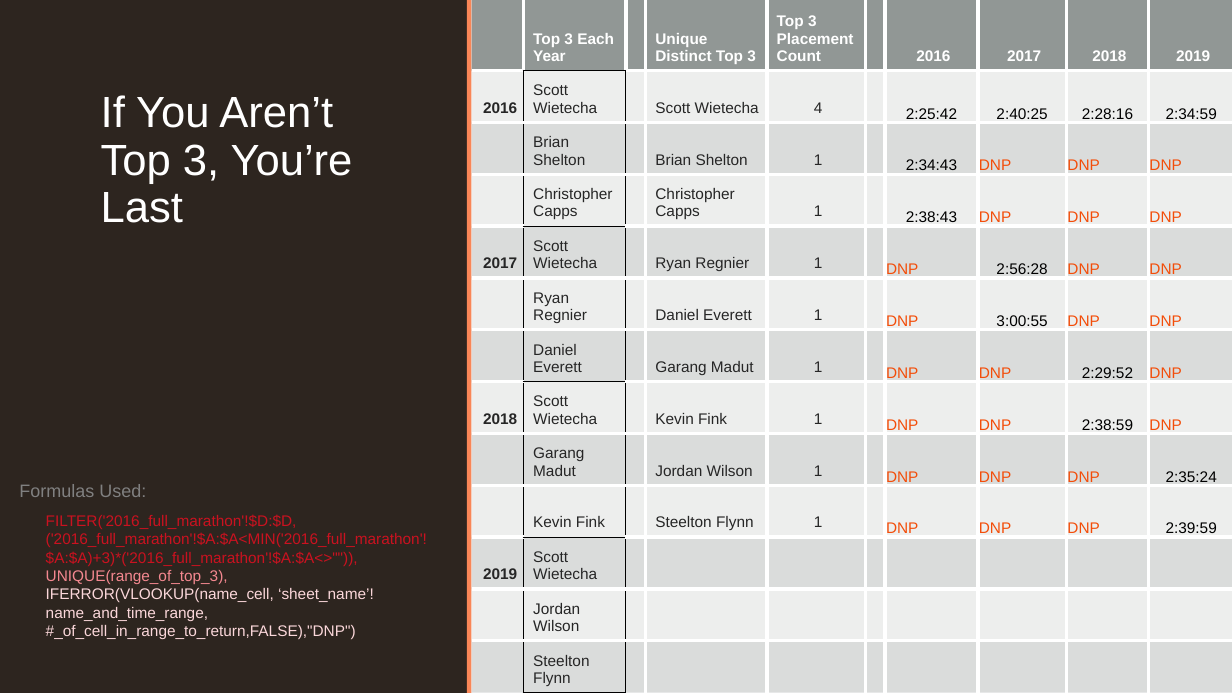
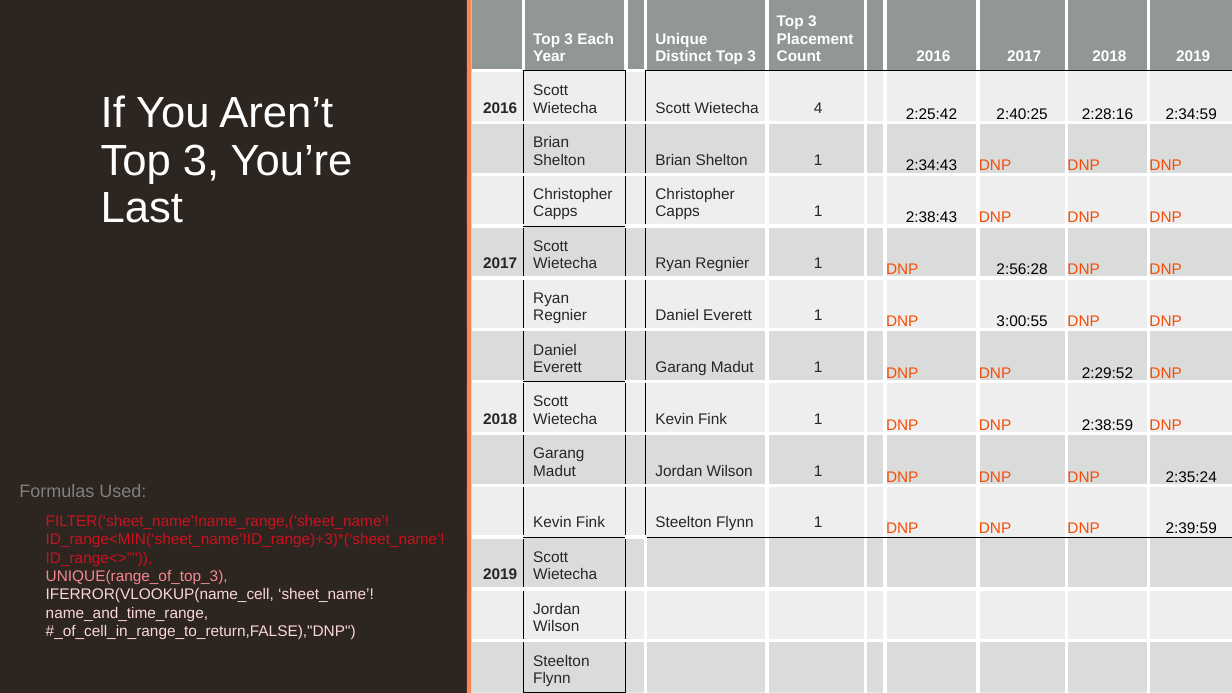
Before and after one commit to aaroncp/rock-and-roll-marathon-2, a slide deck: slide 6 of presentation.pptx. Drawn at 1232x693 pixels with LibreOffice and Linux fonts; fonts in the diff are those of the drawing; background and template pictures are left out. Boxes give left, top, right and bottom in pixels: in the first picture for what was removed or moved away, otherwise in the second. Text is boxed around its words. In the diff, an @@ line names an element or a change of style, - is before the commit and + after.

```diff
--- a/presentation.pptx
+++ b/presentation.pptx
@@ table at box(471, 0, 1232, 693) @@
@@ borders changed @@
@@ text at box(46, 515, 445, 639): text changed @@
-FILTER('2016_full_marathon'!$D:$D,('2016_full_marathon'!$A:$A<MIN('2016_full_marathon'!$A:$A)+3)*('2016_full_marathon'!$A:$A<>"")),
-UNIQUE(range_of_top_3),
-IFERROR(VLOOKUP(name_cell, ‘sheet_name’!name_and_time_range, #_of_cell_in_range_to_return,FALSE),"DNP")
+FILTER(‘sheet_name’!name_range,('sheet_name’!ID_range<MIN(‘sheet_name’!ID_range)+3)*(‘sheet_name’!ID_range<>"")),
+UNIQUE(range_of_top_3),
+IFERROR(VLOOKUP(name_cell, ‘sheet_name’!name_and_time_range, #_of_cell_in_range_to_return,FALSE),"DNP")
```
Also in this commit, not shown: 1 other slide changed.
